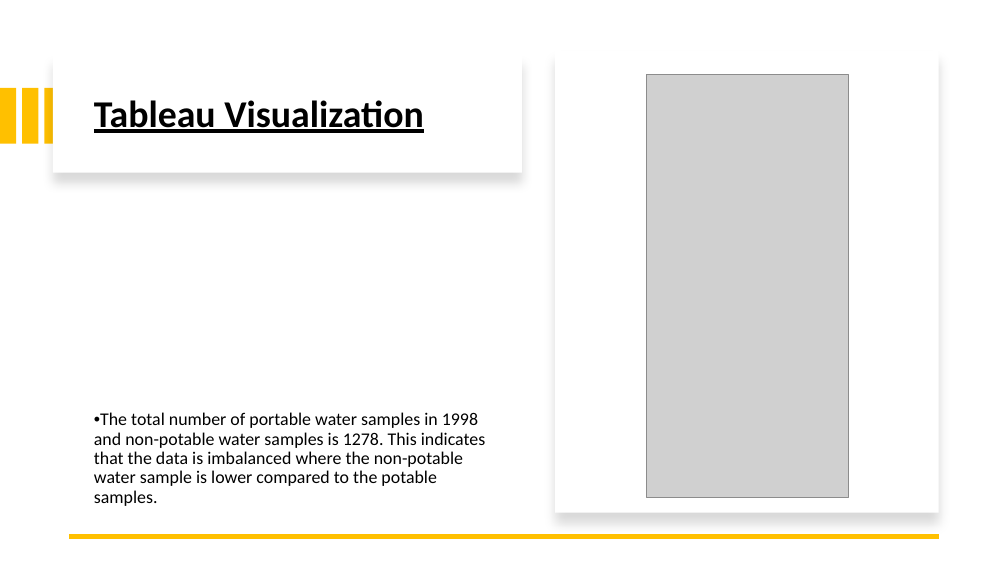
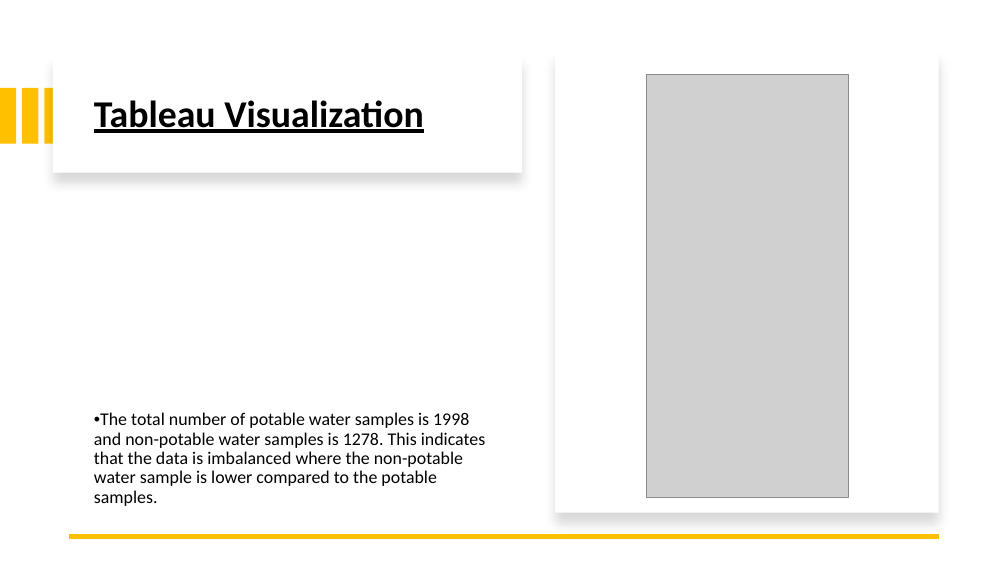
Before and after one commit to PrathikMayur/Water-Quality-Prediction, a slide deck: slide 5 of ProjectPresentationOfGroup6.pptx. Drawn at 1008x567 pixels with LibreOffice and Linux fonts; fonts in the diff are those of the drawing; grey boxes stand for pictures. Boxes give left, top, right and bottom in pixels: in the first picture for what was removed or moved away, otherwise in the second. Text is boxed around its words. In the diff, an @@ line names an element or a change of style, - is before the commit and + after.

Commit message:
commit-3

```diff
--- a/ProjectPresentationOfGroup6.pptx
+++ b/ProjectPresentationOfGroup6.pptx
@@ text at [94, 412, 485, 506]: text changed @@
-• The total number of portable water samples in 1998 and non-potable water samples is 1278. This indicates that the data is imbalanced where the non-potable water sample is lower compared to the potable samples.
+• The total number of potable water samples is 1998 and non-potable water samples is 1278. This indicates that the data is imbalanced where the non-potable water sample is lower compared to the potable samples.
```
